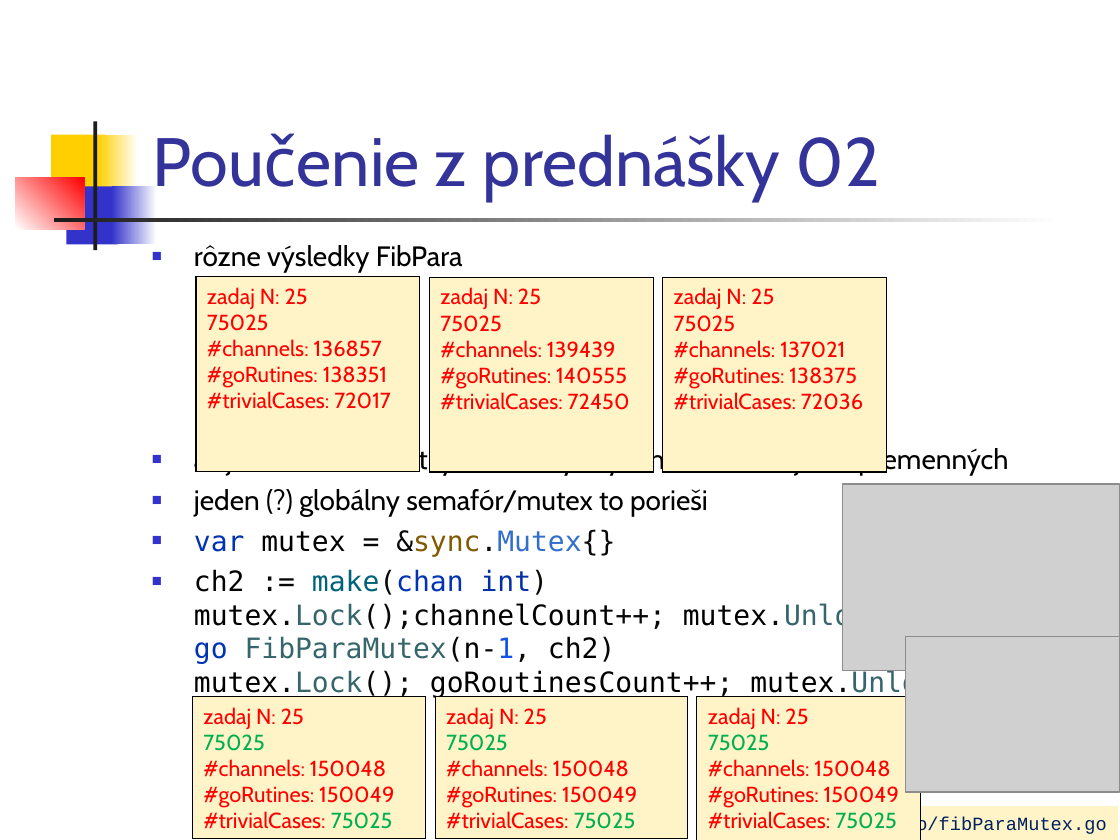
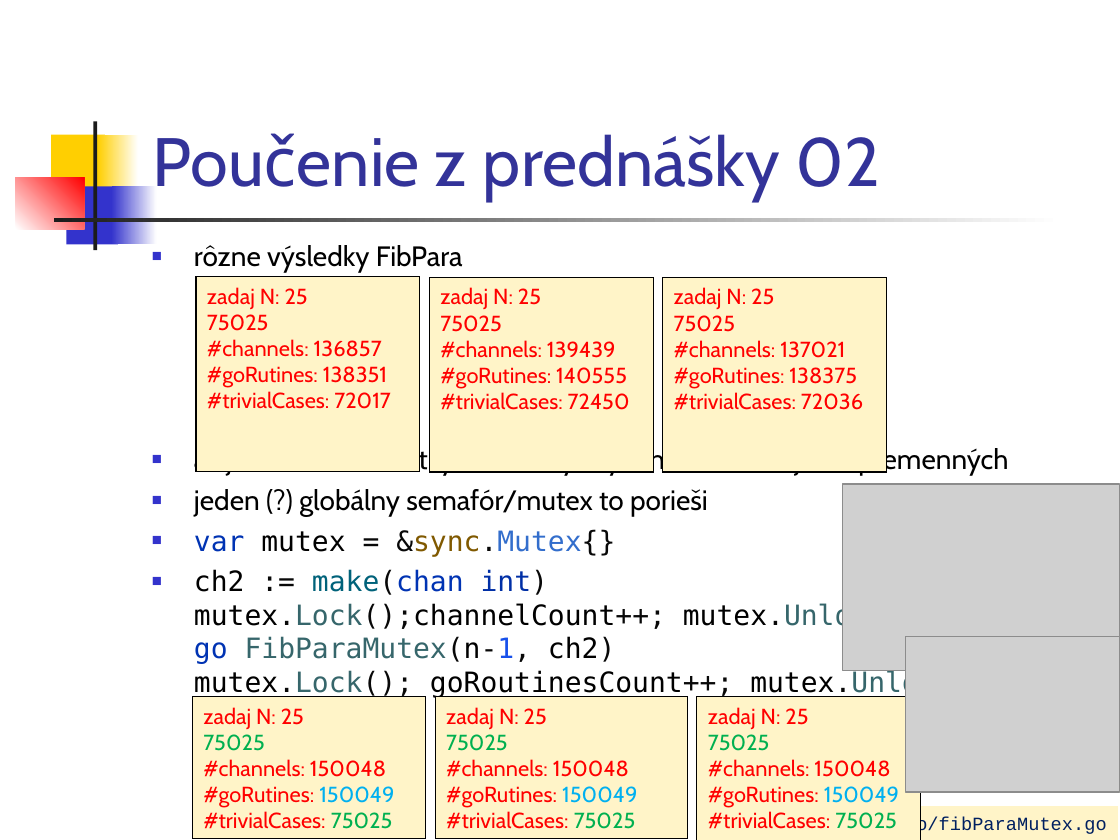
Before and after one commit to paradigmy/Prednasky, a slide deck: slide 28 of 02/go1.ppt. Drawn at 1120x840 pixels with LibreOffice and Linux fonts; fonts in the diff are those of the drawing; grey boxes stand for pictures. Boxes give left, top, right and bottom in pixels: in the first picture for what was removed or moved away, otherwise in the second. Text is boxed around its words. In the diff, an @@ line names an element or a change of style, - is before the commit and + after.

```diff
--- a/02/go1.ppt
+++ b/02/go1.ppt
@@ text in rectangle at (x1=203, y1=786, x2=394, y2=808): text colour #FF0000 to #00B0F0 in "150049" @@
@@ text in rectangle at (x1=446, y1=786, x2=637, y2=808): text colour #FF0000 to #00B0F0 in "150049" @@
@@ text in rectangle at (x1=708, y1=786, x2=899, y2=808): text colour #FF0000 to #00B0F0 in "150049" @@
```
Also in this commit, not shown: 6 other slides changed, 1 slide added, 7 other files.
